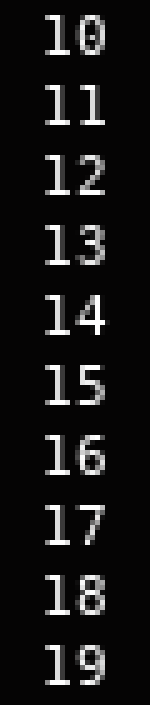
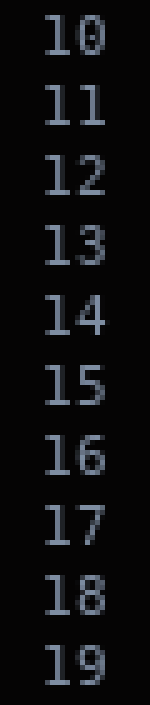
Layer changes from the first 150x705 image to the second:
painted on "10 ..." over bbox(45, 15, 110, 685)
